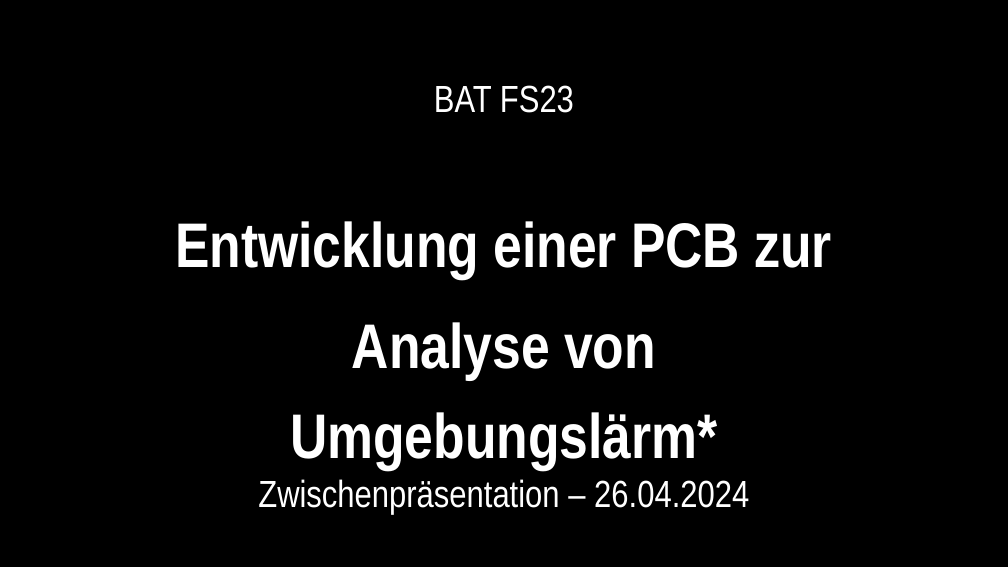
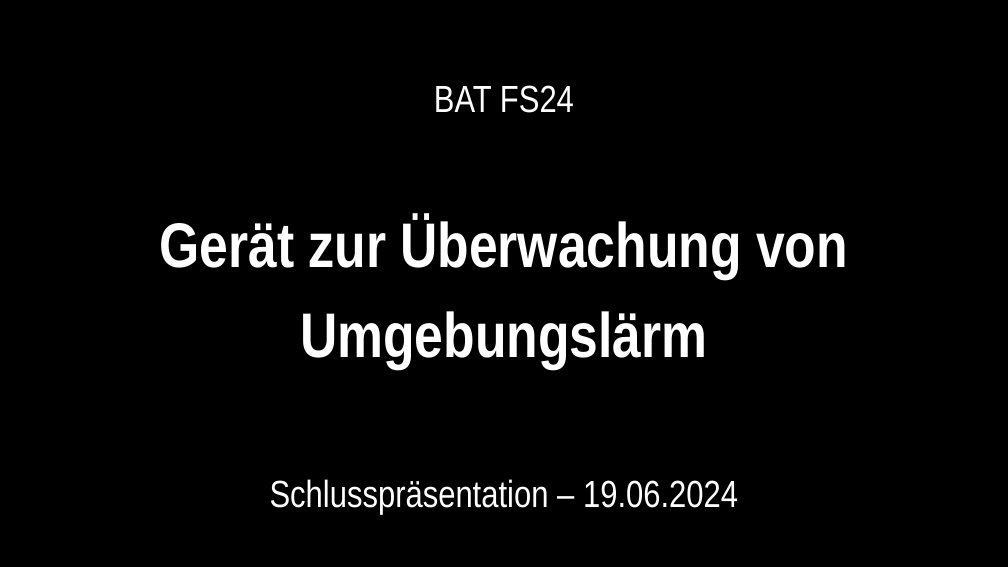
Before and after one commit to Froster2406/BAT2024, a slide deck: slide 1 of Dokumentation/presentation/BAT-EIT-FS24-Präs-Nicora-1507146.pptx. Drawn at 1008x567 pixels with LibreOffice and Linux fonts; fonts in the diff are those of the drawing; background and template pictures are left out; a plain dark background stands for a picture behind light text. Boxes give left, top, right and bottom in pixels: in the first picture for what was removed or moved away, otherwise in the second. Text is boxed around its words. In the diff, an @@ line names an element or a change of style, - is before the commit and + after.

```diff
--- a/Dokumentation/presentation/BAT-EIT-FS24-Präs-Nicora-1507146.pptx
+++ b/Dokumentation/presentation/BAT-EIT-FS24-Präs-Nicora-1507146.pptx
@@ title at (434, 85, 574, 113): text changed @@
-BAT FS23
+BAT FS24
@@ subtitle at (160, 216, 848, 369): text changed @@
-Entwicklung einer PCB zur
-Analyse von Umgebungslärm*
+Gerät zur Überwachung von Umgebungslärm
@@ text at (270, 479, 738, 514): text changed @@
-Zwischenpräsentation – 26.04.2024
+Schlusspräsentation – 19.06.2024
```
Also in this commit, not shown: 1 other slide changed, 4 slides added, 2 slides removed, 5 other files.
